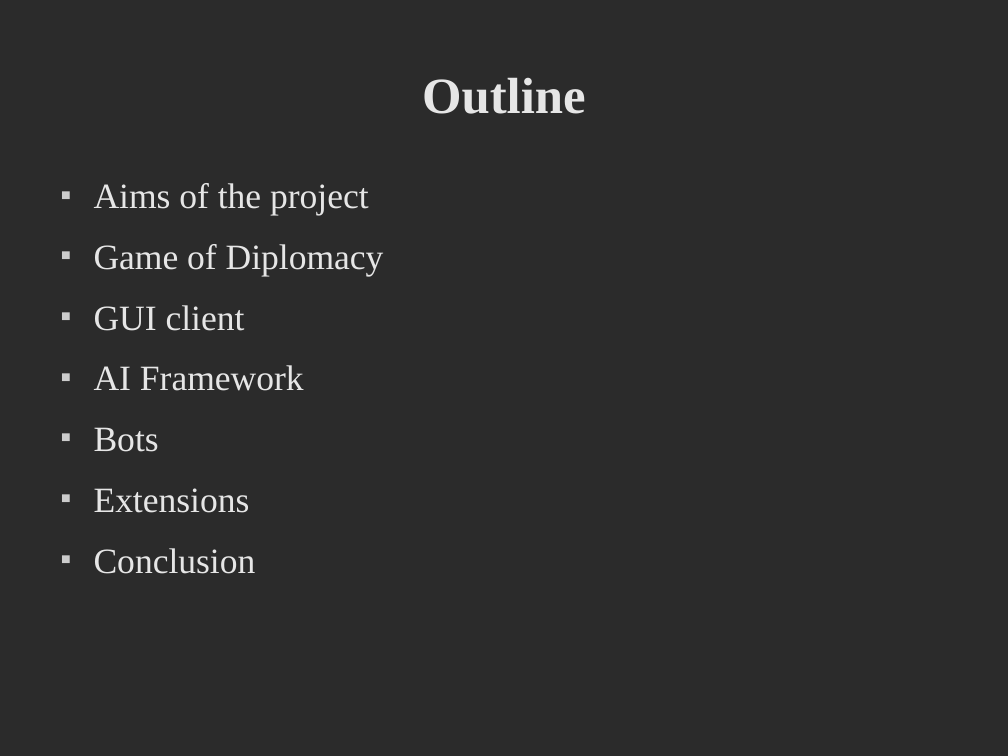
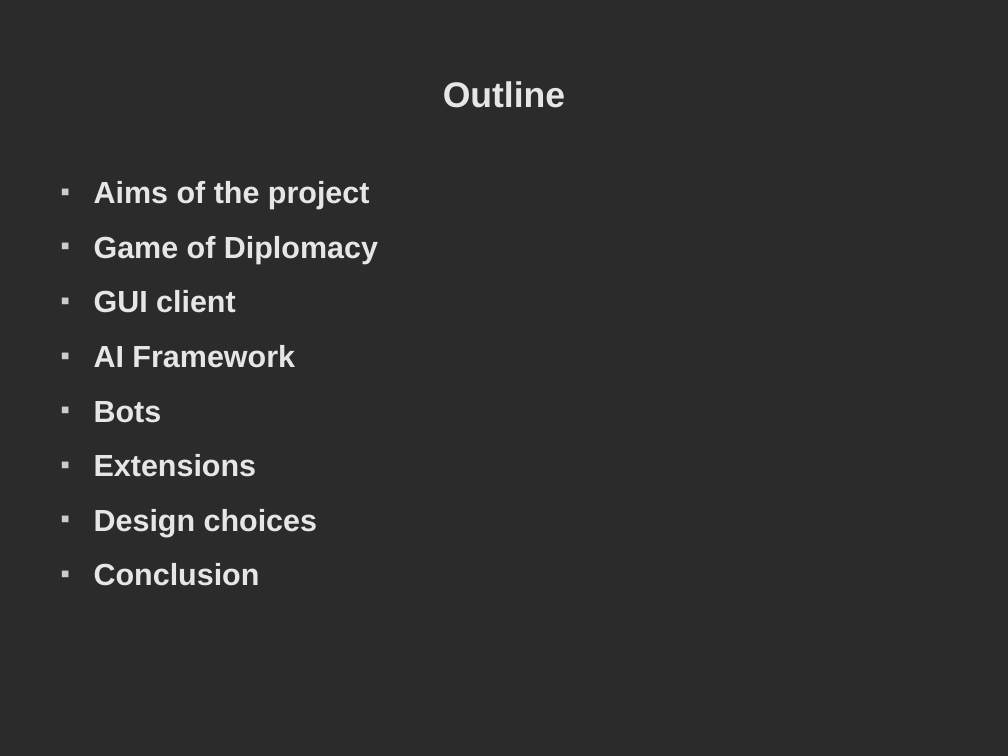
Before and after one commit to deltaluca/flappy, a slide deck: slide 2 of Presentation/ProjectDemonstration.odp. Drawn at 1008x756 pixels with LibreOffice and Linux fonts; fonts in the diff are those of the drawing; background and template pictures are left out; a plain dark background stands for a picture behind light text. Boxes give left, top, right and bottom in pixels: in the first picture for what was removed or moved away, otherwise in the second. Text is boxed around its words. In the diff, an @@ line names an element or a change of style, - is before the commit and + after.

```diff
--- a/Presentation/ProjectDemonstration.odp
+++ b/Presentation/ProjectDemonstration.odp
@@ title "Outline" at bbox=[443, 81, 565, 108]: size 40 to 28 pt, font Times New Roman to Arial @@
@@ text at bbox=[94, 181, 378, 586]: size 28 to 24 pt, font Times New Roman to Arial, bold on in "Aims of the project", "Game of Diplomacy", "GUI client", "AI Framework" and 3 more places @@
@@ text at bbox=[94, 509, 317, 537]: paragraph added @@
+■ Design choices
```
Also in this commit, not shown: 9 other slides changed, 14 slides added, 5 slides removed.
